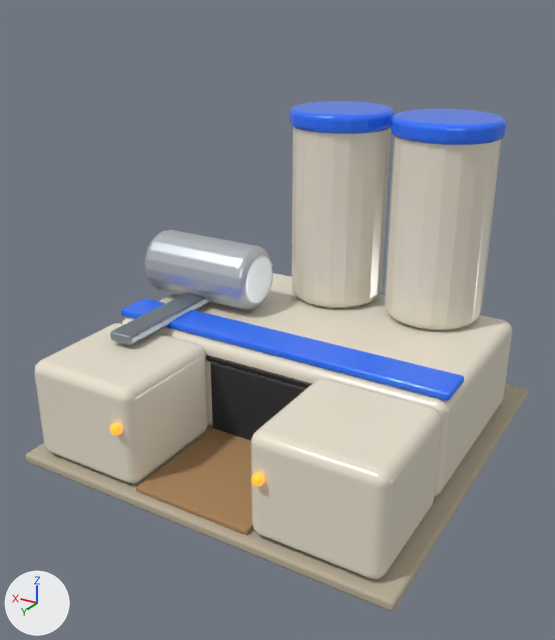
The glTF model unity/Assets/Pez/Resources/PezModels/mining_refinery.glb, before and after one commit.
Rendered twice from a 50 mm lens placed at (-2.6, 4.62, 3.2), pointed at (0.02, 0.24, 1.01). Every picture has the same lights, and +X, +Y and +Z are marked at lower left. The picture after the commit comes second. Where no turn or scale is listed for an object, it has been applied to the vertices. Vertices at exactly the same position are counted once.

The first picture shows 'door__M_Dark', 'stage_0__M_Kraft', 'stage_0__M_SugarPad', 'stage_1__M_CreamPlastic', 'stage_2__M_Foil', 'stage_2__M_SpringSteel', 'stage_2__M_Team', 'stage_3__M_CreamPlastic', 'stage_3__M_Team' and 2 more.
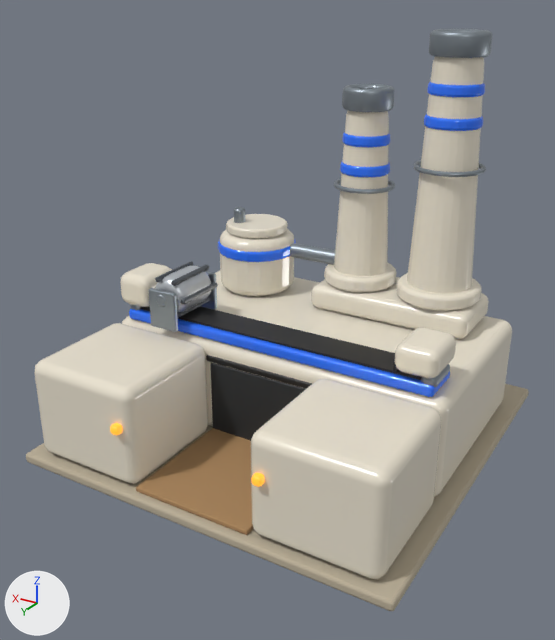
Where the change shows, as pixel boxes [x1, y1, x2, y2] in the pictures (555 x 640 px):
'stage_3__M_CreamPlastic', deleted (pale yellow): before [292, 127, 501, 330]
'stage_2__M_CreamPlastic', added (pale yellow): after [120, 56, 489, 379]
'stage_2__M_Team', reshaped: before [121, 298, 464, 401]; after [218, 239, 296, 262]
'stage_3__M_Team', reshaped (33% narrower, 116% taller): before [289, 101, 507, 145]; after [340, 82, 485, 178]
'stage_2__M_Foil', deleted: before [145, 230, 273, 310]
'stage_2__M_Licorice', added (black): after [140, 306, 422, 380]
'stage_2__M_SpringSteel', reshaped: before [110, 293, 210, 345]; after [130, 179, 450, 387]
'stage_1__M_Team', added: after [129, 309, 450, 397]
'stage_3__M_SpringSteel', added: after [342, 29, 492, 177]
'spinner__M_Foil', added: after [155, 265, 211, 312]
'spinner__M_SmokePlastic', added: after [155, 261, 218, 318]
part 1 of me_stage_2__m_springsteel, reshaped: before [110, 293, 210, 345]; after [130, 179, 395, 332]
part 2 of me_stage_2__m_springsteel, added: after [421, 364, 450, 387]
part 3 of me_stage_2__m_team, added (blue): after [218, 239, 296, 262]
part 4 of me_stage_2__m_team, deleted (blue): before [121, 298, 464, 401]

Diff of the bpy script that builds the scene:
```diff
--- a/unity/Assets/Pez/Resources/PezModels/mining_refinery.glb.py
+++ b/unity/Assets/Pez/Resources/PezModels/mining_refinery.glb.py
@@ me_stage_3__m_team @@
-me_stage_3__m_team.from_pydata(...)  # 640 vertices, 1272 faces; spans x -1.16..0.51, y -1.26..-0.44, z 2.23..2.37
+me_stage_3__m_team.from_pydata(...)  # 1304 vertices, 2592 faces; spans x -1.02..0.03, y -0.95..-0.55, z 1.91..2.62
+# me_stage_3__m_team part 5: 640 vertices removed from x -1.16..0.51, y -1.26..-0.44, z 2.23..2.37; 1304 vertices added at x -1.02..0.03, y -0.95..-0.55, z 1.91..2.62
 me_stage_3__m_team.materials.append(mat_m_team)
@@ me_stage_2__m_springsteel @@
-me_stage_2__m_springsteel.from_pydata(...)  # 56 vertices, 108 faces; spans x 0.85..1.05, y -0.3..0.9, z 0.86..0.94
+me_stage_2__m_springsteel.from_pydata(...)  # 1952 vertices, 3872 faces; spans x -1.254..1.254, y -0.985..0.58, z 0.866..1.837
+# me_stage_2__m_springsteel part 1: 56 vertices removed from x 0.85..1.05, y -0.3..0.9, z 0.86..0.94; 1712 vertices added at x -0.395..1.254, y -0.985..0.58, z 0.866..1.837
+# me_stage_2__m_springsteel part 2: 240 vertices added at x -1.254..-1.146, y 0.15..0.45, z 0.866..0.974
 me_stage_2__m_springsteel.materials.append(mat_m_springsteel)
@@ me_stage_2__m_team @@
-me_stage_2__m_team.from_pydata(...)  # 56 vertices, 108 faces; spans x -1.35..1.35, y 0.15..0.45, z 0.83..0.89
+me_stage_2__m_team.from_pydata(...)  # 240 vertices, 476 faces; spans x 0.45..1.11, y -1.01..-0.35, z 1.15..1.25
+# me_stage_2__m_team part 3: 240 vertices added at x 0.45..1.11, y -1.01..-0.35, z 1.15..1.25
+# me_stage_2__m_team part 4: 56 vertices removed from x -1.35..1.35, y 0.15..0.45, z 0.83..0.89
 me_stage_2__m_team.materials.append(mat_m_team)
@@ ob_stage_3__m_creamplastic @@
-ob_stage_3__m_creamplastic = bpy.data.objects.new('stage_3__M_CreamPlastic', me_stage_3__m_creamplastic)
@@ ob_stage_2__m_foil @@
-ob_stage_2__m_foil = bpy.data.objects.new('stage_2__M_Foil', me_stage_2__m_foil)
@@ ob_stage_3__m_springsteel @@
+ob_stage_3__m_springsteel = bpy.data.objects.new('stage_3__M_SpringSteel', me_stage_3__m_springsteel)  # 944 vertices, 1792 faces; spans x -1.077..0.03, y -1.007..-0.493, z 2.012..2.95; in mat_m_springsteel (grey #8e979f)
+ob_stage_3__m_springsteel.location = (0.0, 0.0, 0.0)
@@ ob_stage_2__m_creamplastic @@
+ob_stage_2__m_creamplastic = bpy.data.objects.new('stage_2__M_CreamPlastic', me_stage_2__m_creamplastic)  # 2340 vertices, 4644 faces; spans x -1.27..1.32, y -1.07..0.5, z 0.83..2.82; in mat_m_creamplastic (pale yellow #ece4d2)
+ob_stage_2__m_creamplastic.location = (0.0, 0.0, 0.0)
@@ ob_stage_2__m_licorice @@
+ob_stage_2__m_licorice = bpy.data.objects.new('stage_2__M_Licorice', me_stage_2__m_licorice)  # 96 vertices, 180 faces; spans x -1.2..1.2, y 0.15..0.45, z 0.92..1.1; in mat_m_licorice (black #1c1c1c)
+ob_stage_2__m_licorice.location = (0.0, 0.0, 0.0)
@@ ob_stage_1__m_team @@
+ob_stage_1__m_team = bpy.data.objects.new('stage_1__M_Team', me_stage_1__m_team)  # 56 vertices, 108 faces; spans x -1.25..1.25, y 0.13..0.47, z 0.83..0.92; in mat_m_team (blue #2e73ff)
+ob_stage_1__m_team.location = (0.0, 0.0, 0.0)
@@ ob_spinner__m_smokeplastic @@
+ob_spinner__m_smokeplastic = bpy.data.objects.new('spinner__M_SmokePlastic', me_spinner__m_smokeplastic)  # 336 vertices, 648 faces; spans x -0.17..0.17, y -0.215..0.215, z -0.152..0.152; in mat_m_smokeplastic (dark grey #494f56)
+ob_spinner__m_smokeplastic.location = (0.82, 0.3, 1.11)
@@ ob_spinner__m_foil @@
+ob_spinner__m_foil = bpy.data.objects.new('spinner__M_Foil', me_spinner__m_foil)  # 384 vertices, 764 faces; spans x -0.149..0.149, y -0.21..0.21, z -0.149..0.149; in mat_m_foil (light grey #c8cdd3)
+ob_spinner__m_foil.location = (0.82, 0.3, 1.11)
```
